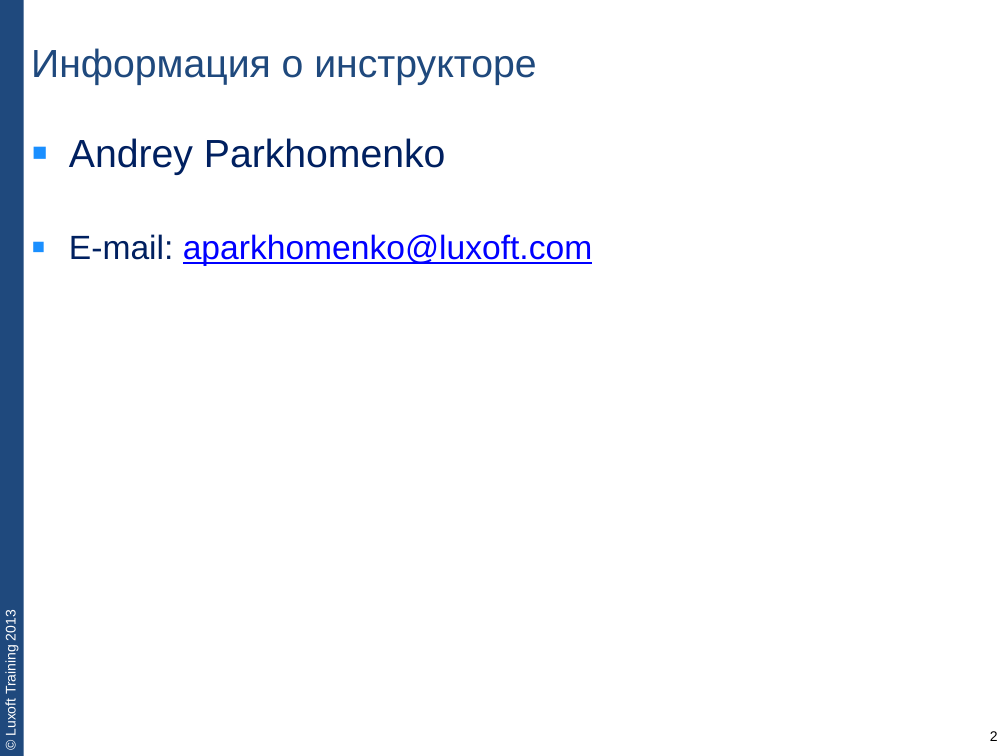
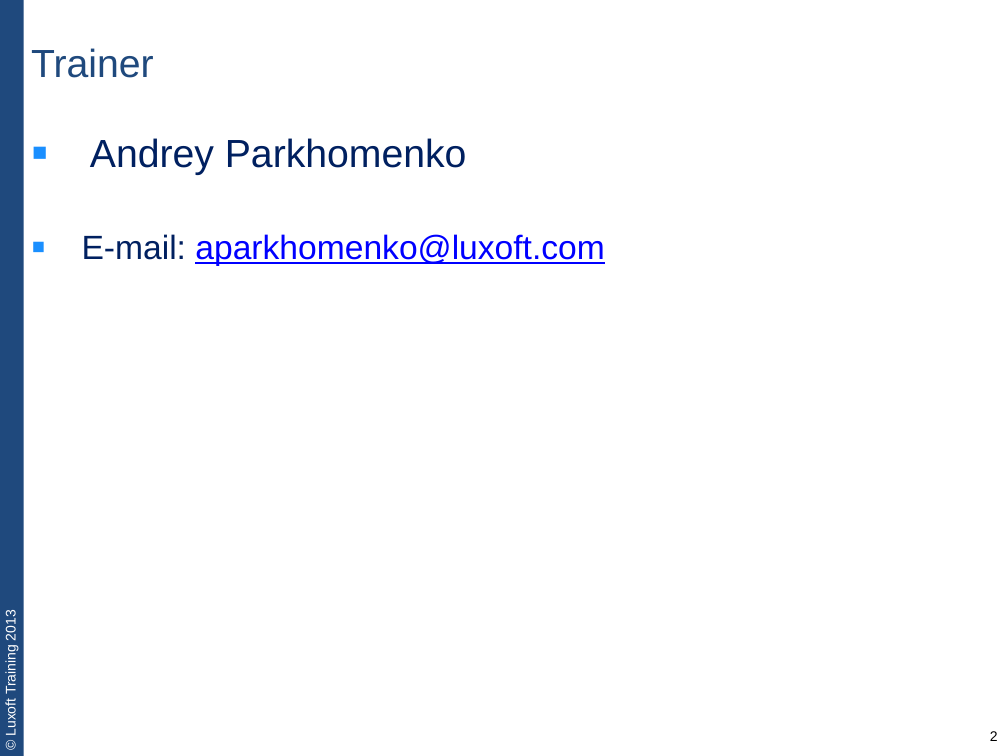
Before and after one commit to team3/lux-trainings-all, a slide deck: slide 2 of JVA-011. unit-testing-with-junit/JVA-011-lecture1-unit-testing-basics.pptx. Drawn at 1008x756 pixels with LibreOffice and Linux fonts; fonts in the diff are those of the drawing. Boxes give left, top, right and bottom in pixels: in the first picture for what was removed or moved away, otherwise in the second. Text is boxed around its words. In the diff, an @@ line names an element or a change of style, - is before the commit and + after.

```diff
--- a/JVA-011. unit-testing-with-junit/JVA-011-lecture1-unit-testing-basics.pptx
+++ b/JVA-011. unit-testing-with-junit/JVA-011-lecture1-unit-testing-basics.pptx
@@ title at (31,48,154,78): text changed @@
-Информация о инструкторе
+Trainer
@@ text "Andrey Parkhomenko" at (82,138,604,266): indent changed @@
```
Also in this commit, not shown: 31 other slides changed, 1 slide removed, 1 other file.
